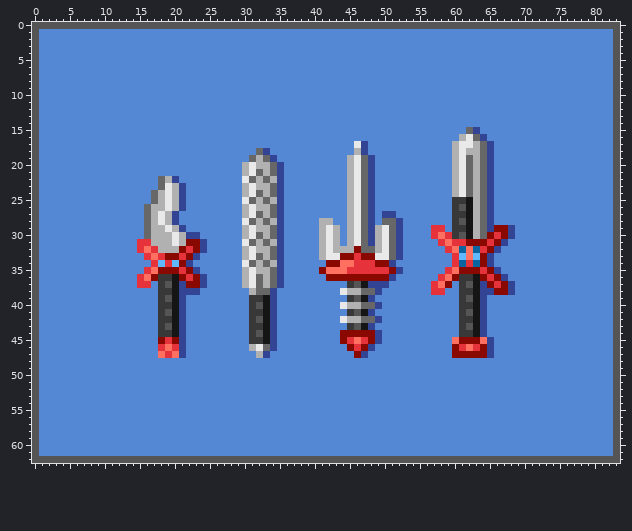
Sprite sheet, stored at hold/tealsummernights/unused/openarmorydaggershortswordselection300.png. The first picture shows the starting point.
The file is 252x189 pixels, drawn in blocks of 3x3; one block is one cell here.
The result:
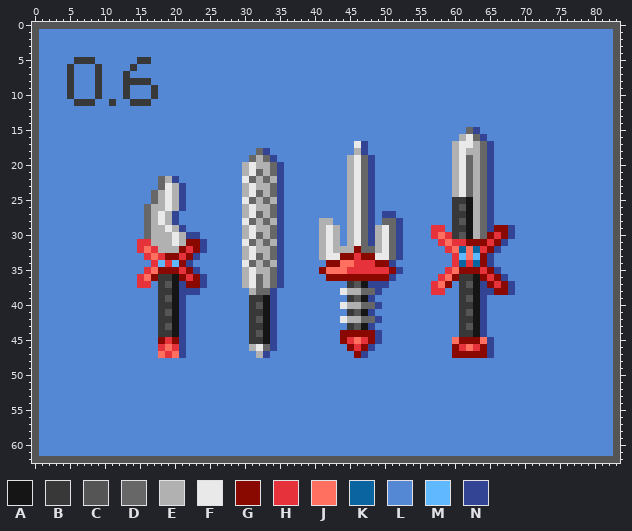
Palette (. is transparent): A #151515  B #383838  C #555555  D #676767  E #b1b1b1  F #e9e9e9  G #890900  H #e5323b  J #ff7060  K #0964a0  L #5588d4  M #60b9ff  N #344495
Diff:
The author changed colour L to colour B in row 5 at x 6 to 8 and 15 to 16; in row 6 at x 5, 9 and 14; in row 7 at x 5, 9 and 13; in row 8 at x 5, 9 and 13 to 16; in rows 9 to 10 at x 5, 9, 13 and 17; in row 11 at x 6 to 8, 11 and 14 to 16.
Changed places in both pictures, as pixel boxes (x1, y1, x2, y2):
changed: (67, 57, 158, 106)
